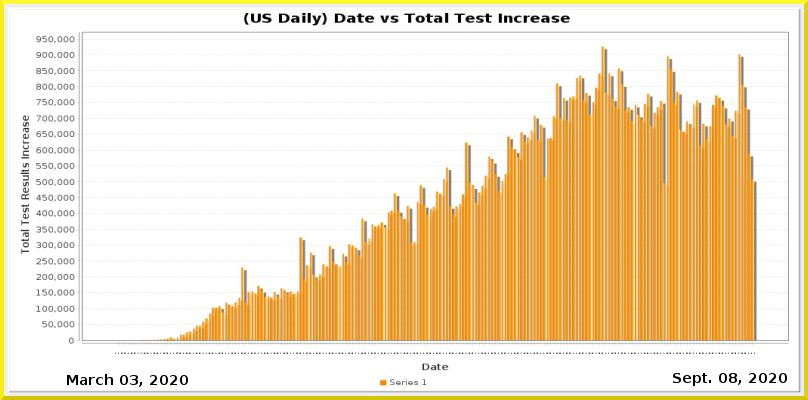
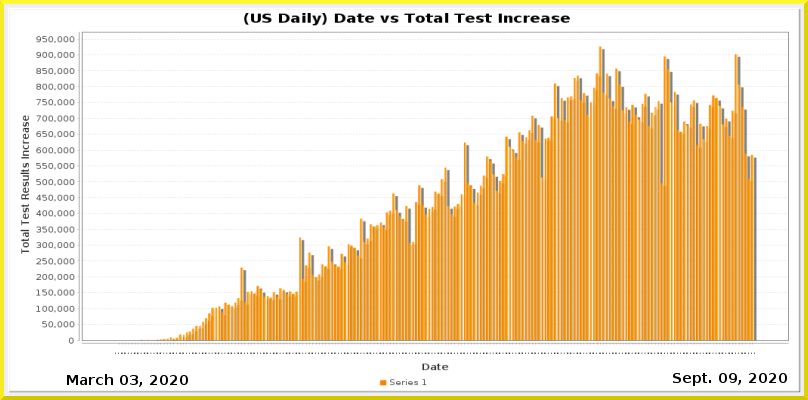
Layers edited between the first and the second 808×400 image:
painted on "Current Date" over [729, 373, 737, 383]
painted on "Date_vs_TestIncrease.png" over [127, 46, 757, 354]
